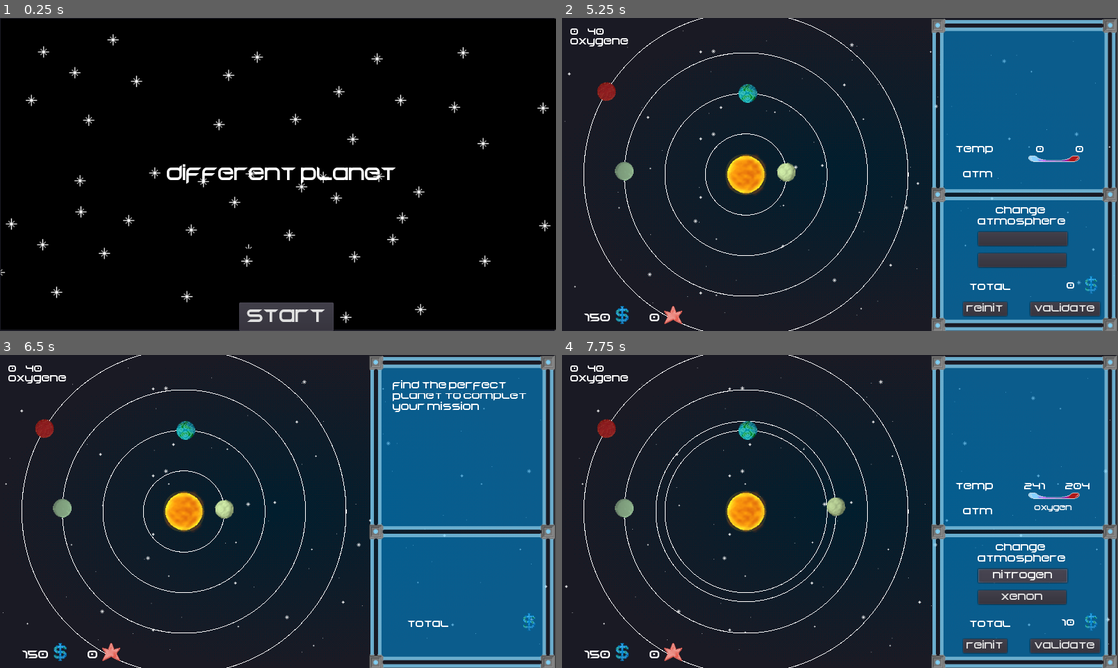
Above: before the commit, frames 1-4 (two rows, left to right).
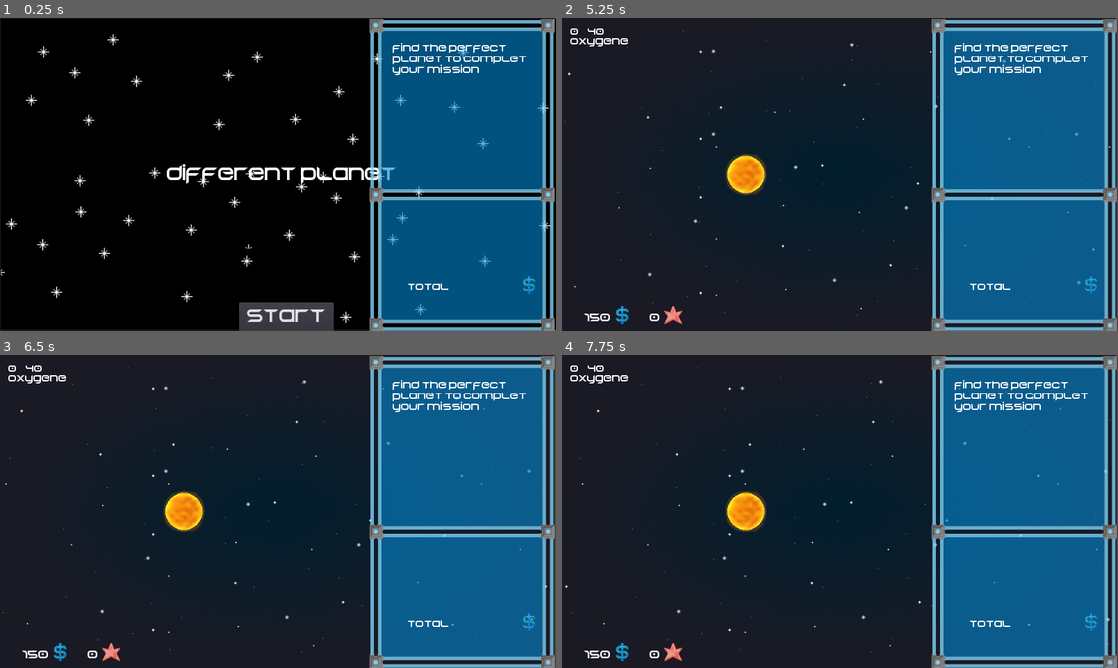
Above: after the commit, the same moments.

Repository: RyanHerb/-jubilant-octo-robot
Game: Godot game, scene res://Main.tscn
Same seed, same stepped clock (60 frames per second), same inputs: the game is played once before the commit and once after it.
Inputs (mouse positions are in pixels of both pictures, inside the frame that each line leads up to):
- Up to frame 1 (0.25 s): no input
- Up to frame 2 (5.25 s): click "start" at 0.5 s; click "next" at 1.25 s; drag from (912, 265) to (895, 105) at 2.02 s; click "accept" at 2.75 s; click "show" at 3.5 s; click "hide" at 4.25 s; click "System" at 5 s
- Up to frame 3 (6.5 s): click (422, 646) at 5.75 s, where only the run before the commit has a clickable "reinit"
- Up to frame 4 (7.75 s): drag from (784, 508) to (812, 574) at 6.52 s; click (1023, 577) at 7.25 s, where only the run before the commit has a clickable "oxygen"

The runs differ from the first frame. In frame 1, 31% of the frame differs, in the area x 66-100%, y 0-100%; in frame 2, 5.2%; in frame 3, 1.5%; in frame 4, 5.5%.
Error after the commit: Parse Error: The function "_process" already exists in this class (at line 24). (res://System.gd:72)

Commit message:
refactor init planet and have random number

Diff:
--- a/Planet.gd
+++ b/Planet.gd
@@ -14,6 +14,13 @@
 # Called when the node enters the scene tree for the first time.
 func _ready():
 	viewport_size = get_viewport_rect().size
+
+func init(pos, atm, sprt, tmp_coef):
+	position = pos
+	position_init = pos
+	atmosphere_origin = atm
+	init_atmospheres(atm)
+	set_sprite(sprt)
 
 func distance_to_star():
 	return position.distance_to(Vector2(viewport_size.x/2, viewport_size.y/2))
--- a/System.gd
+++ b/System.gd
@@ -17,33 +17,48 @@
 
 # Called when the node enters the scene tree for the first time.
 func _ready():
+	viewport_size = get_viewport_rect().size
+	init_planets()
+
+# Called every frame. 'delta' is the elapsed time since the previous frame.
+func _process(_delta):
+	drag_planet()
+	update()
+
+func get_random_sprite(list):
+	var rand_index = randi() % list.size()
+	var sprite = load("%s" % list[rand_index])
+	return [rand_index, sprite]
+
+func init_planets():
 	randomize()
 	var p
 	var direction
 	var radius
-	viewport_size = get_viewport_rect().size
 	var planet_sprites = get_planet_sprites()
-	for n in range(4):
+	var previous_dist = 35; # initial minimum distance from sun
+	var rng = rand_range(2, 5)
+	max_step = viewport_size.y / (rng * 2)
+	for n in range(rng):
 		p = Planet.instance()
 		planets.append(p)
 		add_child(p)
+		p.connect("clicked", self, "_on_planet_click")
 
-		p.atmosphere_origin = atmospheres[randi()%atmospheres.size()]
-		p.init_atmospheres(p.atmosphere_origin)
-		var rand_index = randi() % planet_sprites.size()
-		var sprite = load("%s" % planet_sprites[rand_index])
-		p.set_sprite(sprite)
-		p.temp_coefficient = rand_index+1
+		var atmosphere = atmospheres[randi()%atmospheres.size()]
+		var rand_sprite = get_random_sprite(planet_sprites)
+		var rand_index = rand_sprite[0]
+		var sprite = rand_sprite[1]
+
+		p.init(star.position, atmosphere, sprite, rand_index+1)
 
 		var s = rand_range(min_step, max_step)
-		radius = Vector2(s, 0)
-		direction = $Star.rotation + rand_range(-PI, PI)
-		p.position = $Star.position
-		p.rotation = direction
-		radius = radius.rotated(p.rotation)
-		p.position += radius * (n+1)
-		p.put_origin_position(p.position)
-		p.connect("clicked", self, "_on_planet_click")
+		var step = Vector2(previous_dist + s, 0)
+		p.rotation = star.rotation + rand_range(-PI, PI)
+		step = step.rotated(p.rotation)
+		p.position += step
+		previous_dist = p.position.distance_to(star.position)
+
 		p.position.x = clamp(p.position.x, 0, viewport_size.x)
 		p.position.y = clamp(p.position.y, 0, viewport_size.y)
 
